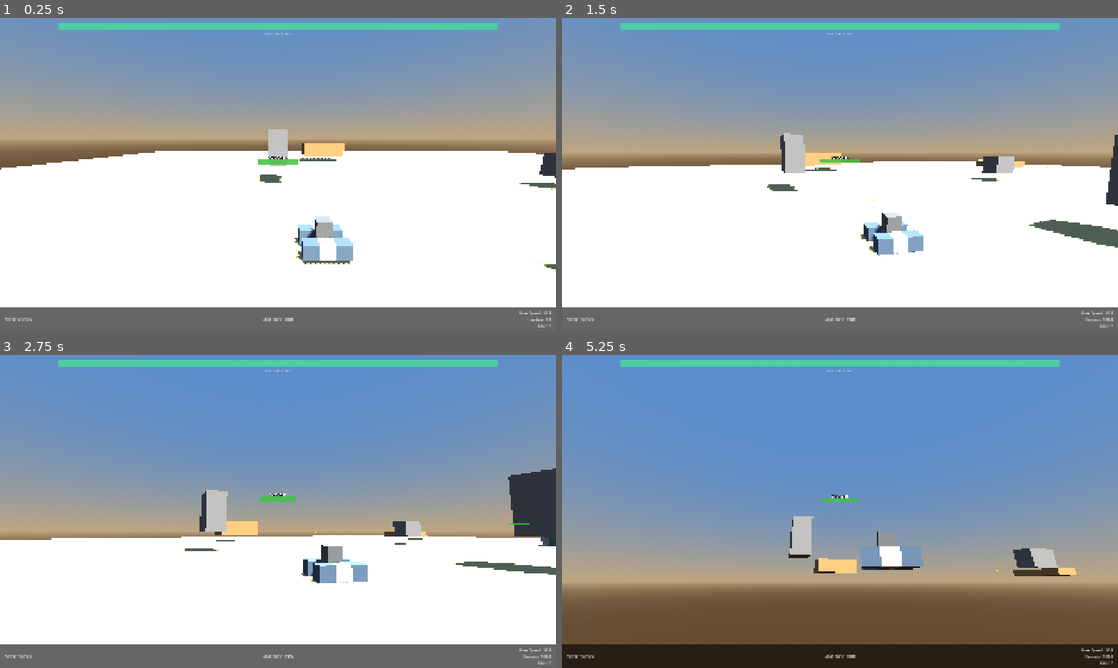
Above: before the commit, frames 1-4 (two rows, left to right).
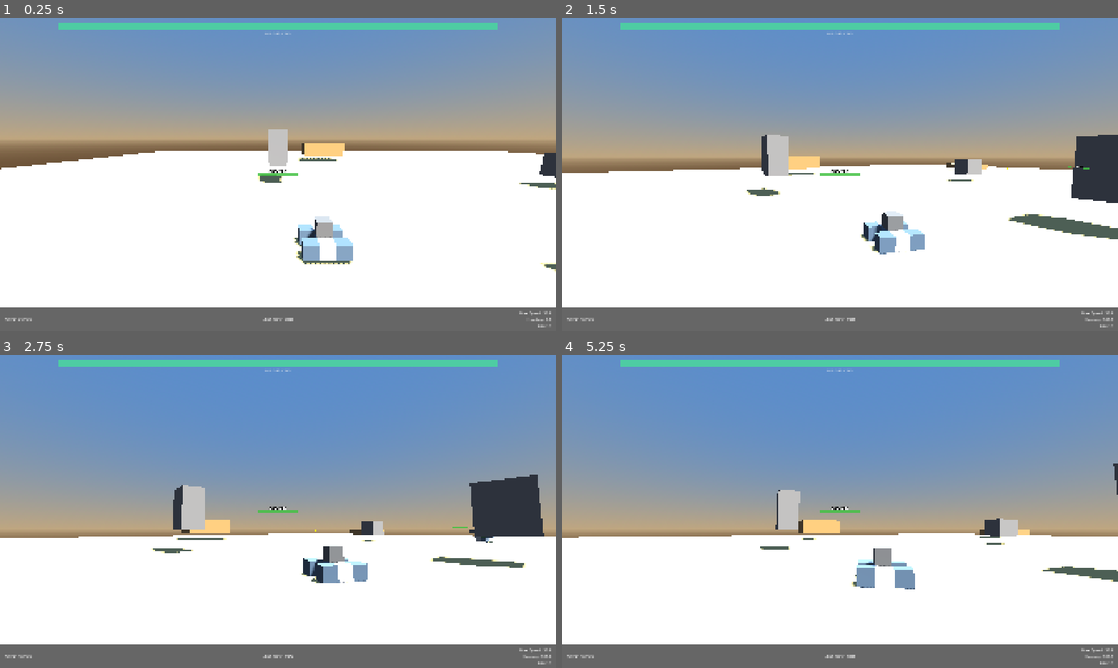
Above: after the commit, the same moments.

Repository: RSnegach/close-encounters
Game: Godot game, scene res://scenes/combat.tscn
The game is run twice, just before and just after one commit, with the same random seed, the same clock (stepped at 60 frames per second) and the same inputs. This scene is started directly instead of the project's main scene.
Inputs (mouse positions are in pixels of both pictures, inside the frame that each line leads up to):
- Up to frame 1 (0.25 s): no input
- Up to frame 2 (1.5 s): tap Enter at 0.5 s; move the mouse to (962, 158) at 0.52 s; hold D 0.53-1.25 s; tap F (dive) at 0.6 s; click (962, 158) at 0.67 s; drag from (728, 190) to (812, 237) at 1.27 s
- Up to frame 3 (2.75 s): move the mouse to (333, 442) at 2.02 s; hold D from 2.03 s (still down); tap 0 at 2.1 s; click (333, 442) at 2.17 s
- Up to frame 4 (5.25 s): release D at 2.75 s; drag from (812, 574) to (673, 464) at 2.77 s; move the mouse to (1006, 558) at 3.52 s; hold A 3.53-4.25 s; tap 9 at 3.6 s; click (1006, 558) at 3.67 s; drag from (673, 464) to (756, 433) at 4.27 s; move the mouse to (867, 511) at 5.02 s; hold Down (throttle_down) from 5.03 s (still down); tap Y at 5.1 s; click (867, 511) at 5.17 s

The runs differ from the first frame. In frame 1, 0.2% of the frame differs, in the area x 46-54%, y 44-51%; in frame 2, 6.4%; in frame 3, 5.7%; in frame 4, 62%, in the area x 0-100%, y 34-100%.

Commit message:
Camera pitch limit, hidden cursor, hitbox fix, explosions, victory screen
Camera:
- Cursor hidden (CONFINED_HIDDEN mode) during gameplay.
- Pitch clamped to -25..+5 degrees — can't look through ground.
- Sensitivity bumped to 120 deg/s, smaller dead zone (3%).

Collision:
- Collision shapes now offset by half part size to center on the
  visual mesh exactly (was offset causing hitbox mismatch).

Death & Victory:
- Vehicles explode on death (expanding orange sphere + darkened mesh).
- ArenaManager shows "VICTORY!" or "DEFEATED" on HUD when match ends.
- Transitions to results screen after 4 seconds.
- Mouse cursor released on match end so player can interact.

Diff:
--- a/scripts/arena/arena_manager.gd
+++ b/scripts/arena/arena_manager.gd
@@ -385,14 +385,32 @@
 	if winner != null:
 		winner_id = winner.peer_id
 
-	# --- Freeze all remaining vehicles ---
+	# Freeze all remaining vehicles.
 	for vehicle: Node in vehicles:
 		vehicle.freeze = true
 
 	match_ended.emit(winner_id)
-	GameManager.end_match(winner_id)
-
 	print("[ArenaManager] Match ended. Winner: peer %d." % winner_id)
+
+	# Show victory/defeat on the HUD.
+	var hud_node: Node = get_parent().find_child("HUD", true, false)
+	if hud_node and hud_node.has_method("show_game_over"):
+		var player_won: bool = (winner_id == 1)  # Player is always peer 1.
+		hud_node.show_game_over(player_won)
+
+	# Release mouse cursor so player can click buttons.
+	Input.set_mouse_mode(Input.MOUSE_MODE_VISIBLE)
+
+	# Transition to results screen after 4 seconds.
+	var timer: SceneTreeTimer = get_tree().create_timer(4.0)
+	timer.timeout.connect(func() -> void:
+		var match_data: Dictionary = {
+			"match_time": match_timer,
+			"winner_id": winner_id,
+		}
+		GameManager.match_settings["match_results"] = match_data
+		GameManager.change_scene("res://scenes/results.tscn")
+	)
 
 
 # ---------------------------------------------------------------------------
--- a/scripts/combat/combat_camera.gd
+++ b/scripts/combat/combat_camera.gd
@@ -1,12 +1,8 @@
 ## CombatCamera — World of Tanks style camera.
 ##
-## The mouse cursor is visible and acts as the crosshair/reticle.
-## Camera rotates based on cursor offset from screen center:
-##   - Cursor right of center → camera turns right
-##   - Further from center → faster rotation
-##   - Cursor at center → no rotation
-##
-## This matches how World of Tanks handles mouse look.
+## Camera rotates based on cursor offset from screen center.
+## Cursor is hidden but confined — the HUD crosshair shows aim point.
+## Pitch clamped so you can't look through the ground.
 class_name CombatCamera
 extends Node3D
 
@@ -19,9 +15,8 @@
 var pitch: float = -10.0
 var distance: float = 16.0
 
-## How fast the camera rotates when cursor is at the screen edge.
-## Degrees per second at full offset.
-var turn_speed: float = 90.0
+## Degrees per second at full screen-edge offset.
+var turn_speed: float = 120.0
 
 var aim_direction: Vector3 = Vector3.FORWARD
 var _screen_center: Vector2 = Vector2.ZERO
@@ -38,7 +33,6 @@
 	cam.position = Vector3(0, 0, distance)
 	pivot.add_child(cam)
 	cam.current = true
-
 	process_mode = Node.PROCESS_MODE_ALWAYS
 
 
@@ -48,51 +42,45 @@
 	pitch = -10.0
 	_screen_size = get_viewport().get_visible_rect().size
 	_screen_center = _screen_size * 0.5
-	# Cursor stays visible — it IS the crosshair.
-	Input.set_mouse_mode(Input.MOUSE_MODE_CONFINED)
-	print("[CombatCamera] WoT-style camera attached to %s." % target.name)
+	# Hidden but confined — cursor position is still trackable.
+	Input.set_mouse_mode(Input.MOUSE_MODE_CONFINED_HIDDEN)
+	print("[CombatCamera] Attached to %s." % target.name)
 
 
 func _process(delta: float) -> void:
 	if target == null or pivot == null:
 		return
 
-	# Update screen size in case window was resized.
 	_screen_size = get_viewport().get_visible_rect().size
 	_screen_center = _screen_size * 0.5
 
-	# --- Mouse-driven camera rotation (only when not paused) ---
 	if not get_tree().paused:
-		# Keep cursor confined during gameplay.
-		if Input.get_mouse_mode() != Input.MOUSE_MODE_CONFINED:
-			Input.set_mouse_mode(Input.MOUSE_MODE_CONFINED)
+		if Input.get_mouse_mode() != Input.MOUSE_MODE_CONFINED_HIDDEN:
+			Input.set_mouse_mode(Input.MOUSE_MODE_CONFINED_HIDDEN)
 
 		var mouse_pos: Vector2 = get_viewport().get_mouse_position()
-
-		# Offset from center, normalized to -1..+1 range.
 		var offset_x: float = (mouse_pos.x - _screen_center.x) / _screen_center.x
 		var offset_y: float = (mouse_pos.y - _screen_center.y) / _screen_center.y
 
-		# Dead zone: ignore tiny movements near center.
-		if absf(offset_x) < 0.05:
+		# Dead zone near center.
+		if absf(offset_x) < 0.03:
 			offset_x = 0.0
-		if absf(offset_y) < 0.05:
+		if absf(offset_y) < 0.03:
 			offset_y = 0.0
 
-		# Apply rotation. Further from center = faster turn.
 		yaw -= offset_x * turn_speed * delta
 		pitch -= offset_y * turn_speed * delta
-		pitch = clampf(pitch, -60.0, 20.0)
+		# Clamp pitch: -5 at most looking down (can't go underground),
+		# +20 looking up.
+		pitch = clampf(pitch, -25.0, 5.0)
 
-	# --- Camera transform ---
+	# Camera transform.
 	global_position = target.global_position + Vector3(0, 4, 0)
 	pivot.rotation_degrees = Vector3(pitch, yaw, 0)
 	cam.position.z = distance
 
-	# --- Aim direction ---
 	aim_direction = -pivot.global_transform.basis.z
 
-	# --- Push to vehicle ---
 	if target.get("_camera_yaw") != null:
 		target._camera_yaw = yaw
 	if target.get("_camera_pitch") != null:
--- a/scripts/combat/floating_healthbar.gd
+++ b/scripts/combat/floating_healthbar.gd
@@ -16,7 +16,7 @@
 var current_hp: float = 100.0
 var bar_width: float = 3.0     ## Width in world units.
 var bar_height: float = 0.3
-var y_offset: float = 5.0      ## How high above the vehicle.
+var y_offset: float = 4.0      ## How high above the vehicle center.
 
 
 
--- a/scripts/ui/hud.gd
+++ b/scripts/ui/hud.gd
@@ -113,7 +113,7 @@
 	if is_paused:
 		Input.set_mouse_mode(Input.MOUSE_MODE_VISIBLE)
 	else:
-		Input.set_mouse_mode(Input.MOUSE_MODE_CONFINED)
+		Input.set_mouse_mode(Input.MOUSE_MODE_CONFINED_HIDDEN)
 
 
 func _on_resume_pressed() -> void:
--- a/scripts/vehicle/vehicle.gd
+++ b/scripts/vehicle/vehicle.gd
@@ -399,9 +399,11 @@
 			var col: CollisionShape3D = part_node.collision_shape
 			part_node.remove_child(col)
 			add_child(col)
-			# Position the collision shape at the part's location.
-			col.position = part_node.position
-			# Keep a reference on the PartNode so damage code can still find it.
+			# Position the collision shape centered on the part's mesh.
+			# part_node.position is the grid origin; offset by half the part
+			# size so the collision box overlays the visual mesh exactly.
+			var half_size: Vector3 = Vector3(part_data.size) * CELL_SIZE * 0.5
+			col.position = part_node.position + half_size - Vector3(0.5, 0.5, 0.5) * CELL_SIZE
 			part_node.collision_shape = col
 
 		# Restore HP if provided (e.g. from a mid-match save).
@@ -853,13 +855,59 @@
 			part_node.take_damage(dmg)
 
 
-## Kill the vehicle. Freezes physics and emits vehicle_destroyed.
+## Kill the vehicle. Creates explosion effect, freezes physics, emits signal.
 func die() -> void:
+	if not is_alive:
+		return  # Already dead.
 	is_alive = false
-	# Freeze the RigidBody3D so it stops simulating.
 	freeze = true
 	vehicle_destroyed.emit()
-	print("[Vehicle] Vehicle destroyed.")
+	print("[Vehicle] Vehicle destroyed!")
+
+	# Spawn explosion visual at vehicle position.
+	_spawn_death_explosion()
+
+
+## Create a big fiery explosion when the vehicle is destroyed.
+func _spawn_death_explosion() -> void:
+	var expl: Node3D = Node3D.new()
+	expl.name = "DeathExplosion"
+	expl.global_position = global_position
+
+	# Large bright sphere that expands and fades.
+	var mesh: MeshInstance3D = MeshInstance3D.new()
+	var sphere: SphereMesh = SphereMesh.new()
+	sphere.radius = 0.5
+	sphere.height = 1.0
+	mesh.mesh = sphere
+	var mat: StandardMaterial3D = StandardMaterial3D.new()
+	mat.albedo_color = Color(1.0, 0.5, 0.1, 0.9)
+	mat.emission_enabled = true
+	mat.emission = Color(1.0, 0.6, 0.0)
+	mat.emission_energy_multiplier = 5.0
+	mat.transparency = BaseMaterial3D.TRANSPARENCY_ALPHA
+	mat.shading_mode = BaseMaterial3D.SHADING_MODE_UNSHADED
+	mesh.material_override = mat
+	mesh.cast_shadow = GeometryInstance3D.SHADOW_CASTING_SETTING_OFF
+	expl.add_child(mesh)
+
+	get_tree().current_scene.add_child(expl)
+	expl.global_position = global_position + Vector3(0, 1.5, 0)
+
+	# Animate: expand and fade.
+	var tween: Tween = expl.create_tween()
+	tween.set_parallel(true)
+	tween.tween_property(mesh, "scale", Vector3(8, 8, 8), 1.0)
+	tween.tween_property(mat, "albedo_color:a", 0.0, 1.0)
+	tween.set_parallel(false)
+	tween.tween_callback(expl.queue_free)
+
+	# Also darken the vehicle mesh to look burnt.
+	for part_node in _get_unique_parts():
+		if part_node.mesh_instance != null:
+			var part_mat: StandardMaterial3D = part_node.mesh_instance.material_override as StandardMaterial3D
+			if part_mat:
+				part_mat.albedo_color = Color(0.15, 0.1, 0.1)
 
 
 # ---------------------------------------------------------------------------
